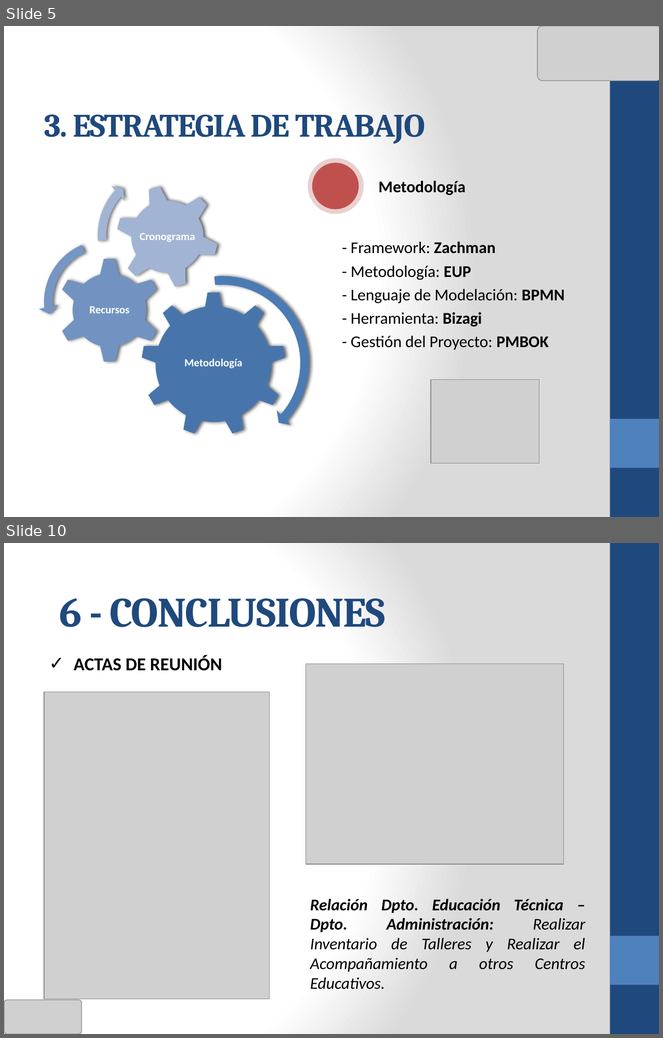
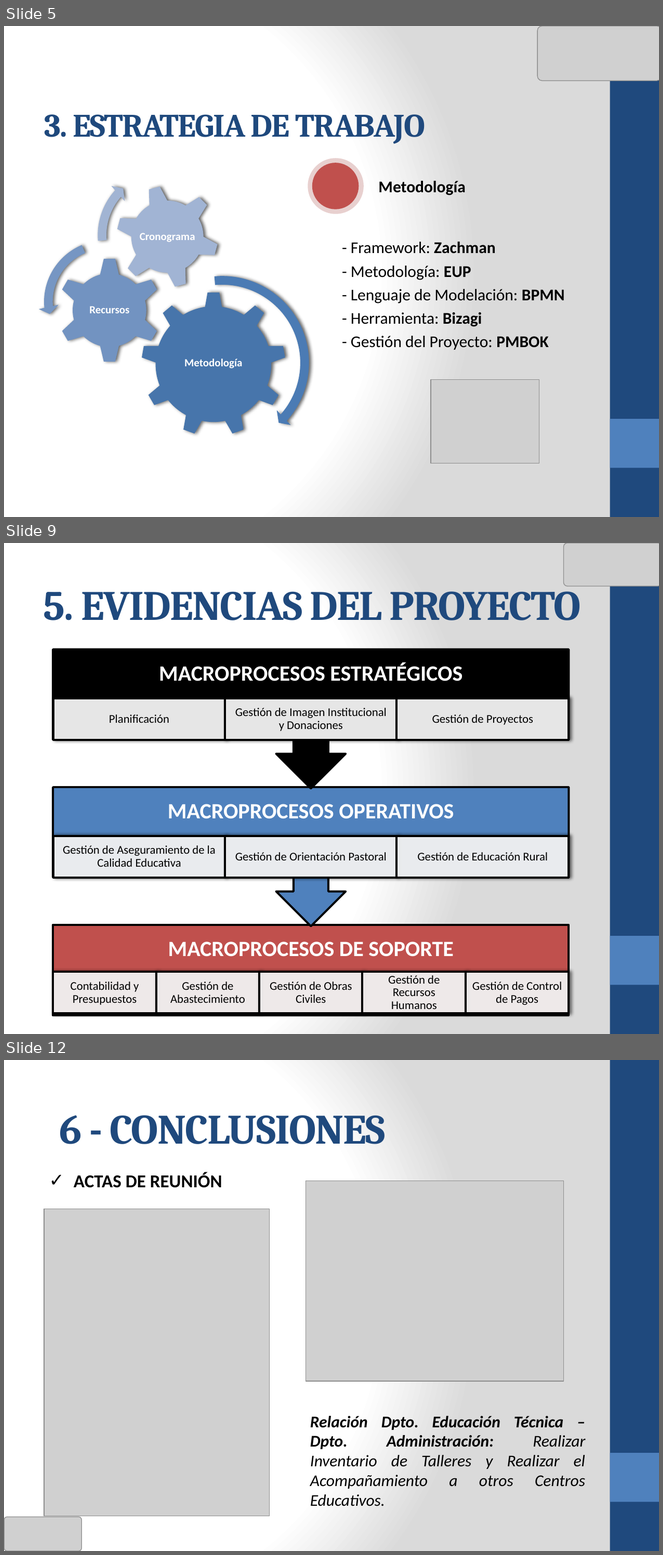
Before and after one commit to cms/proyecto-fya, a slide deck: Presentacion Final Ciclo 2011-02/ANOCFAP-[Presentación Final v2.0].pptx. Shown one above the other, each under a label of ours: slides 5 and 10 before the commit, slides 5, 9 and 12 after it; the slides between them are not shown. The pictures are 663x1038 and 663x1555 pixels, drawn with LibreOffice and Linux fonts; fonts in the diff are those of the drawing; grey boxes stand for pictures. Boxes give left, top, right and bottom in pixels: in the first picture for what was removed or moved away, otherwise in the second. Text is boxed around its words. In the diff, an @@ line names an element or a change of style, - is before the commit and + after.

```diff
--- a/Presentacion Final Ciclo 2011-02/ANOCFAP-[Presentación Final v2.0].pptx
+++ b/Presentacion Final Ciclo 2011-02/ANOCFAP-[Presentación Final v2.0].pptx
@@ slide 9 added at box(4, 543, 659, 1034), background gradient #FFFFFF to #DADADA; not listed: 2 template elements that a slide beside it also shows @@
@@ picture added at box(564, 543, 659, 586) @@
@@ title added at box(44, 581, 581, 620), 46 pt, text #1F497D, bold @@
+5. EVIDENCIAS DEL PROYECTO
@@ group added at box(53, 649, 569, 1015): 14 texts, 12 rectangles, 2 up arrow callouts @@
+MACROPROCESOS DE SOPORTE
+Contabilidad y Presupuestos
+Gestión de Abastecimiento
+Gestión de Obras Civiles
+Gestión de Recursos Humanos
+Gestión de Control de Pagos
+MACROPROCESOS OPERATIVOS
+Gestión de Aseguramiento de la Calidad Educativa
+Gestión de Orientación Pastoral
+Gestión de Educación Rural
+MACROPROCESOS ESTRATÉGICOS
+Planificación
+Gestión de Imagen Institucional y Donaciones
+Gestión de Proyectos
@@ what was slide 10 is now slide 12 @@
```
Also in this commit, not shown: 7 slides changed, 7 other slides added, 1 slide removed, 1 other file.
